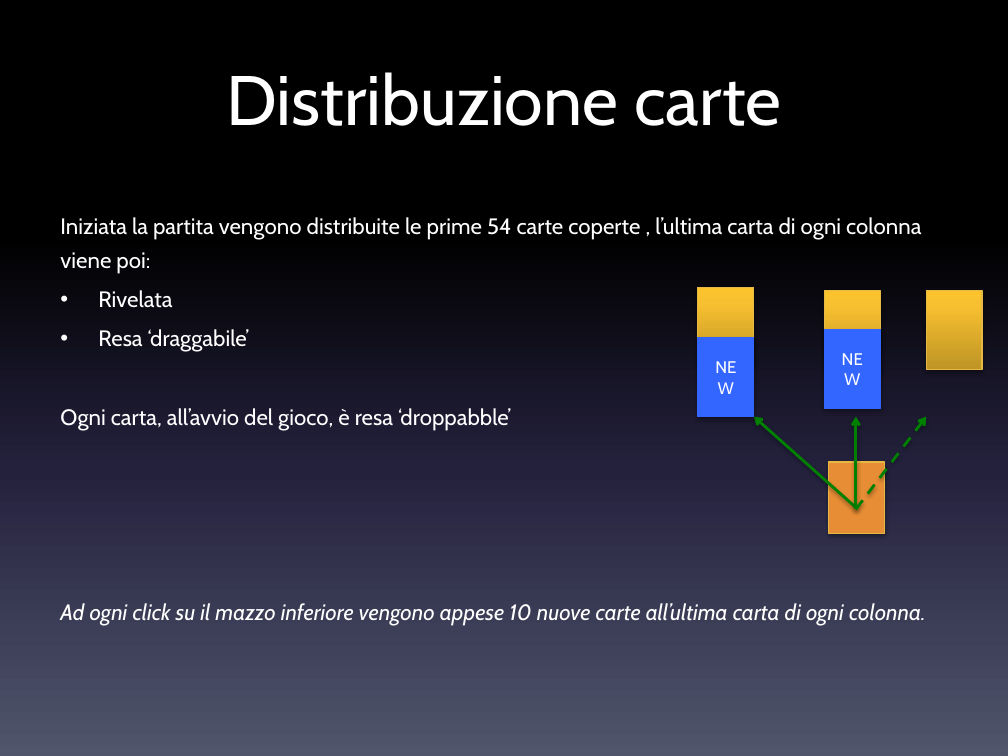
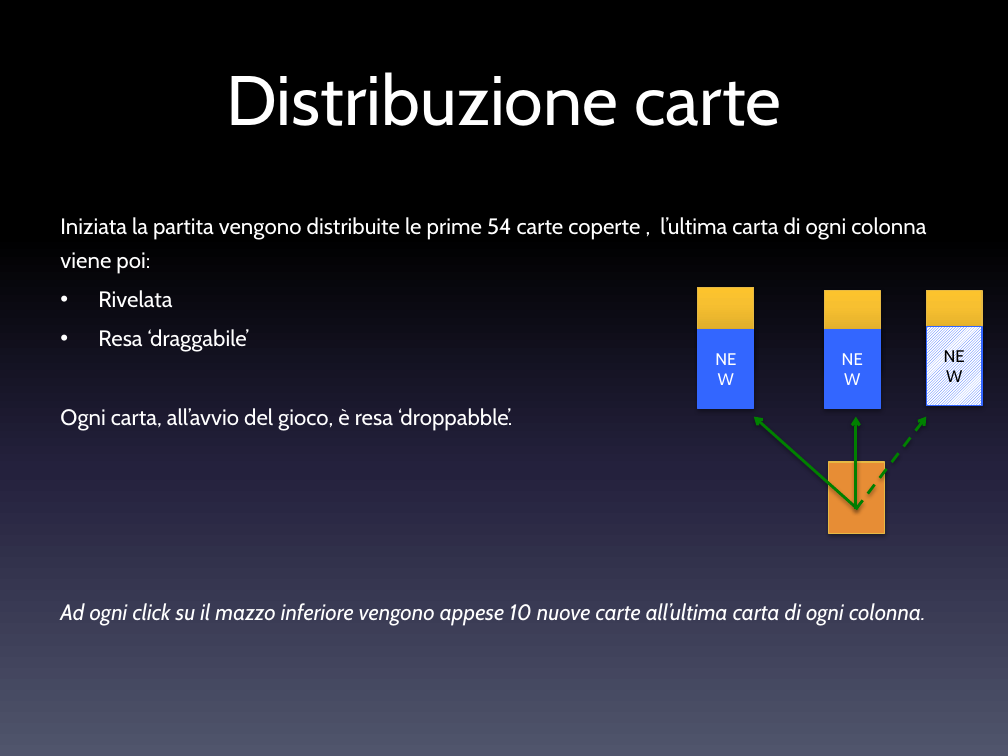
Before and after one commit to danielegenta/ProjectTPSI_Spider, a slide deck: slide 8 of Presentazione_Spider.pptx. Drawn at 1008x756 pixels with LibreOffice and Linux fonts; fonts in the diff are those of the drawing. Boxes give left, top, right and bottom in pixels: in the first picture for what was removed or moved away, otherwise in the second. Text is boxed around its words. In the diff, an @@ line names an element or a change of style, - is before the commit and + after.

Commit message:
1.0
Versione pubblica:
-Fine documentazione
-Fine presentazione
-Ottimizzazione
-Aggiornamento cartella soluzione
-Correzione bug

```diff
--- a/Presentazione_Spider.pptx
+++ b/Presentazione_Spider.pptx
@@ rectangle added at <box>926,327,982,405</box>, fill pattern #3366FF on #FFFFFF, outline #3366FF 0.75 pt, 12 pt, text #000000 @@
+NEW
@@ rectangle "NEW": place and size @@
-rectangle "NEW" at <box>698,338,753,416</box>
+rectangle "NEW" at <box>698,330,753,408</box>
@@ text at <box>60,408,512,431</box>: text changed @@
-Ogni carta, all’avvio del gioco, è resa ‘droppabble’
+Ogni carta, all’avvio del gioco, è resa ‘droppabble’.
```
Also in this commit, not shown: 9 other slides changed, 8 other files.
